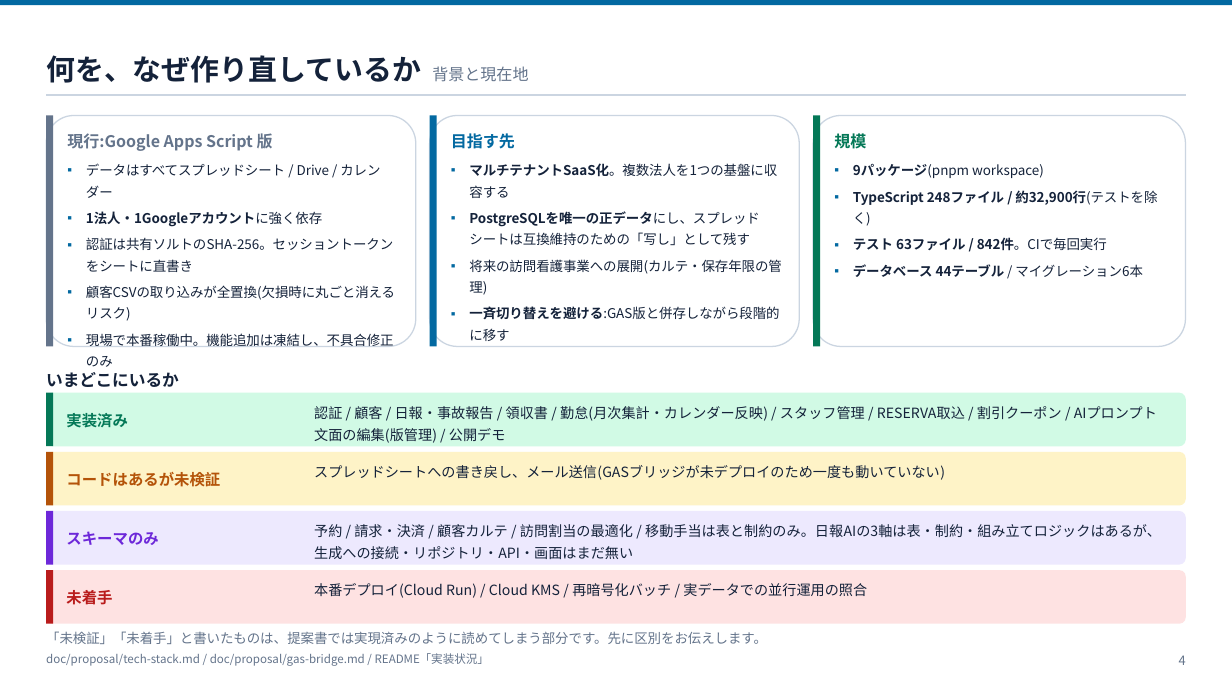
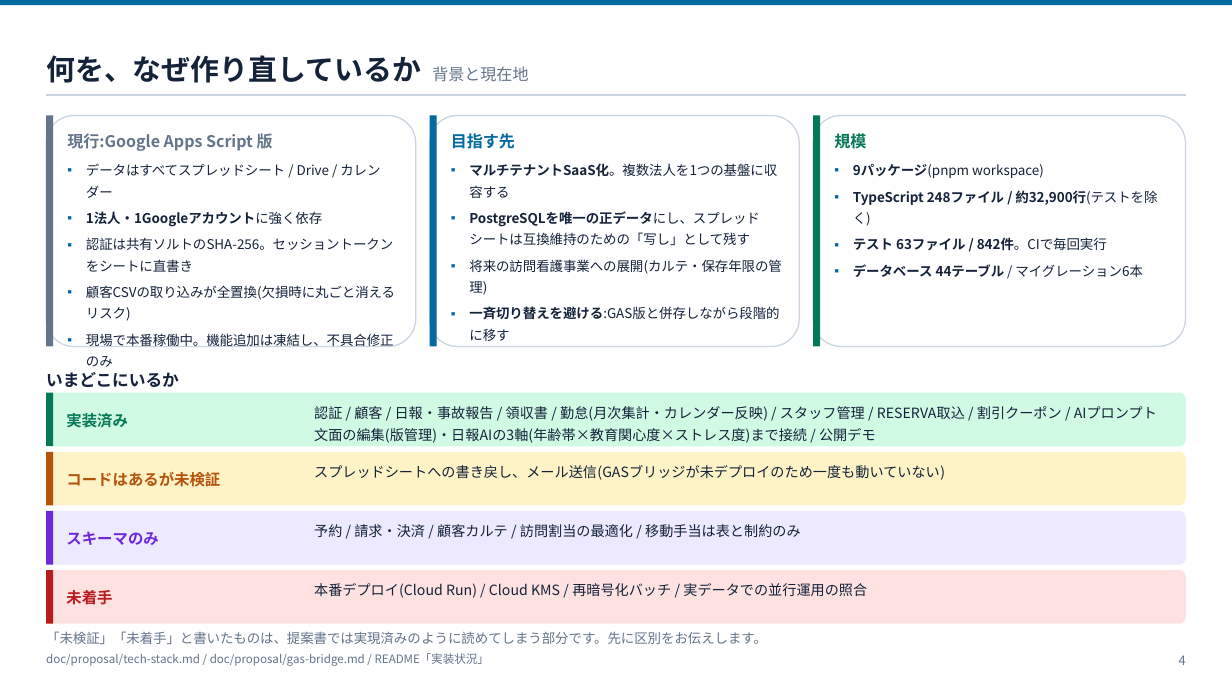
Before and after one commit to ohru131/katahimo-app, a slide deck: slide 4 of doc/slides/architecture.pptx. Drawn at 1232x693 pixels with LibreOffice and Linux fonts; fonts in the diff are those of the drawing. Boxes give left, top, right and bottom in pixels: in the first picture for what was removed or moved away, otherwise in the second. Text is boxed around its words. In the diff, an @@ line names an element or a change of style, - is before the commit and + after.

```diff
--- a/doc/slides/architecture.pptx
+++ b/doc/slides/architecture.pptx
@@ text at bbox=[314, 406, 1062, 443]: text changed @@
-認証 / 顧客 / 日報・事故報告 / 領収書 / 勤怠(月次集計・カレンダー反映) / スタッフ管理 / RESERVA取込 / 割引クーポン / AIプロンプト文面の編集(版管理) / 公開デモ
+認証 / 顧客 / 日報・事故報告 / 領収書 / 勤怠(月次集計・カレンダー反映) / スタッフ管理 / RESERVA取込 / 割引クーポン / AIプロンプト文面の編集(版管理)・日報AIの3軸(年齢帯×教育関心度×ストレス度)まで接続 / 公開デモ
@@ text at bbox=[314, 524, 801, 537]: text changed @@
-予約 / 請求・決済 / 顧客カルテ / 訪問割当の最適化 / 移動手当は表と制約のみ。日報AIの3軸は表・制約・組み立てロジックはあるが、生成への接続・リポジトリ・API・画面はまだ無い
+予約 / 請求・決済 / 顧客カルテ / 訪問割当の最適化 / 移動手当は表と制約のみ
```
Also in this commit, not shown: 5 other slides changed, 11 other files.
